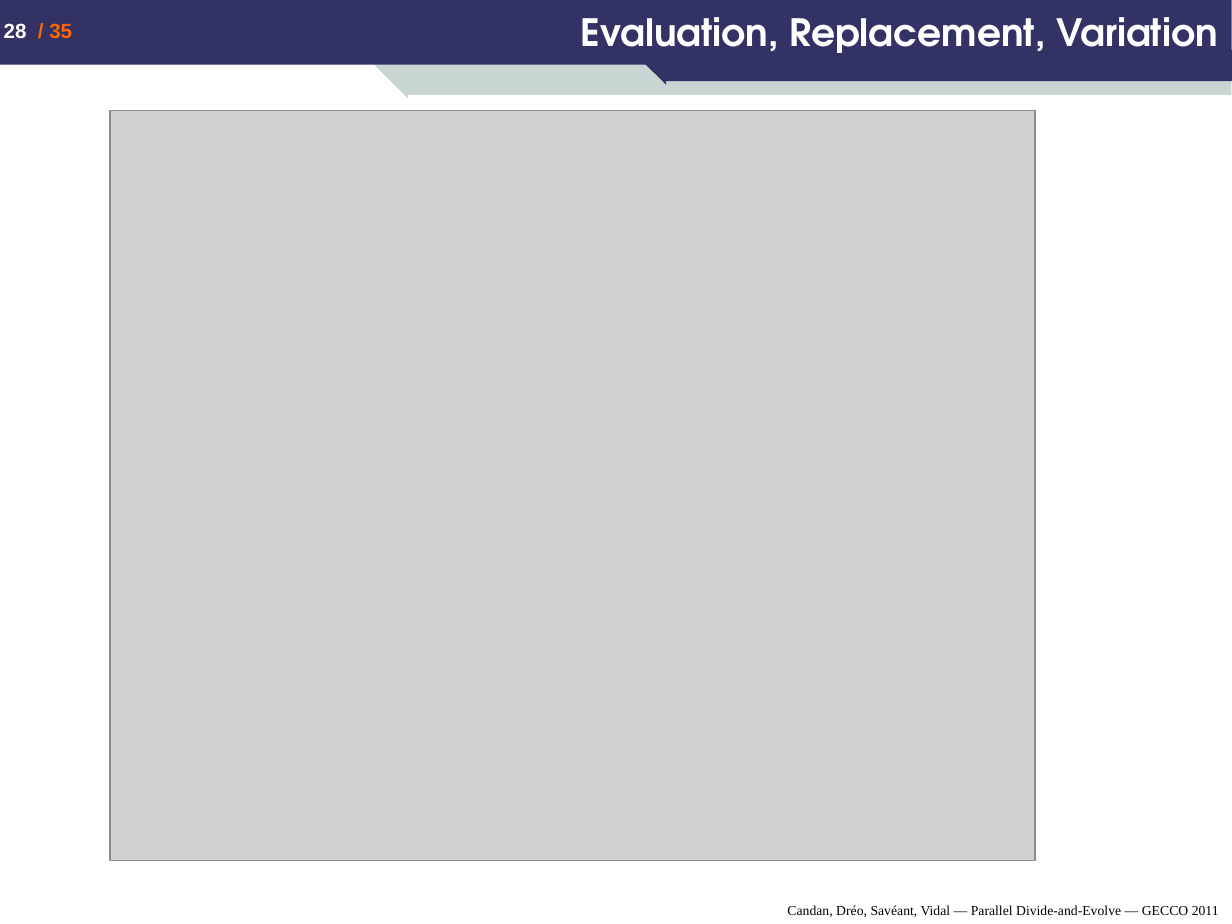
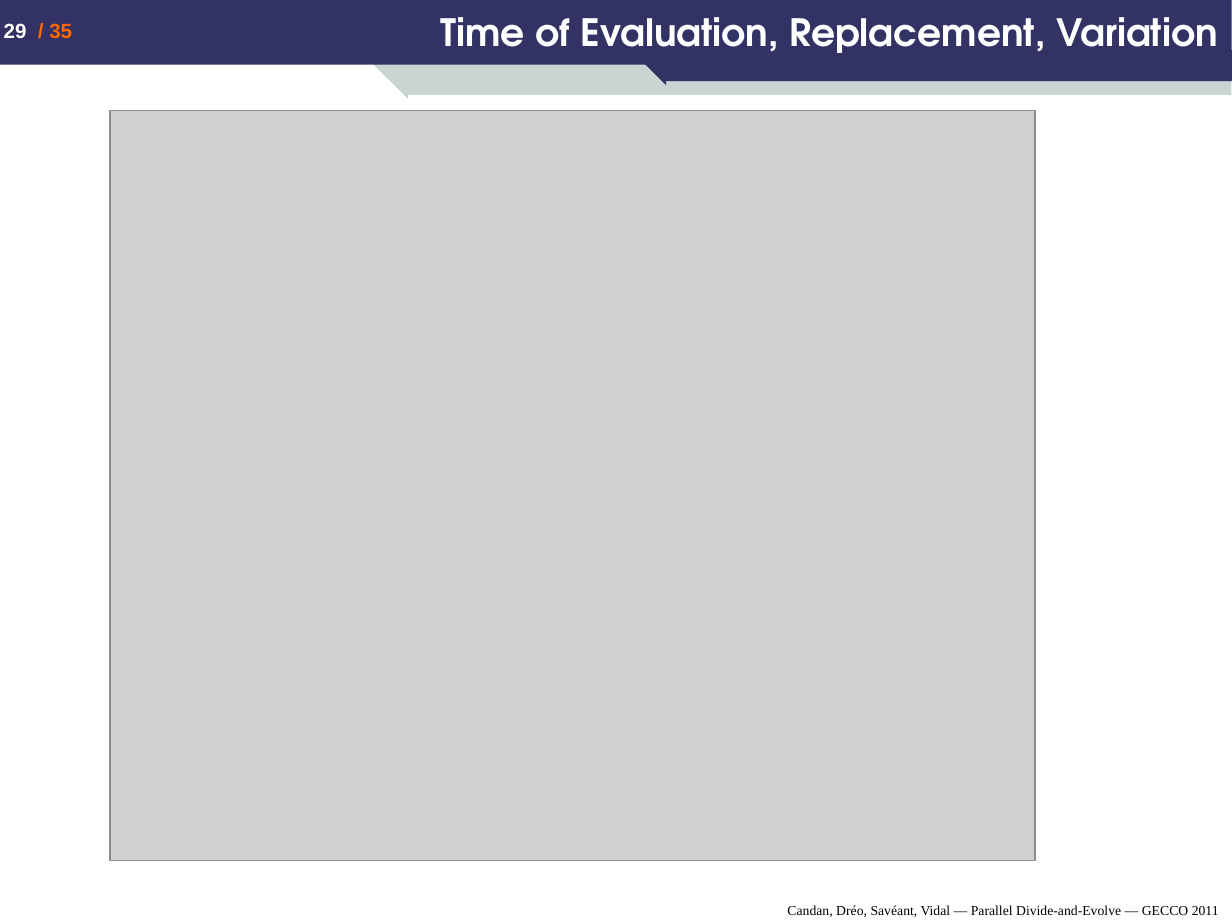
Before and after one commit to nojhan/descarwin, a slide deck: slide 29 of papers/GECCO2011/dae_mt/Candan-Dreo-Saveant-Vidal_Parallel-Divide-and-Evolve_GECCO-2011.ppt (slide 28 before the commit). Drawn at 1232x924 pixels with LibreOffice and Linux fonts; fonts in the diff are those of the drawing; grey boxes stand for pictures. Boxes give left, top, right and bottom in pixels: in the first picture for what was removed or moved away, otherwise in the second. Text is boxed around its words. In the diff, an @@ line names an element or a change of style, - is before the commit and + after.

Commit message:
time VS cores figures

```diff
--- a/papers/GECCO2011/dae_mt/Candan-Dreo-Saveant-Vidal_Parallel-Divide-and-Evolve_GECCO-2011.ppt
+++ b/papers/GECCO2011/dae_mt/Candan-Dreo-Saveant-Vidal_Parallel-Divide-and-Evolve_GECCO-2011.ppt
@@ page number at [4, 23, 72, 39]: text changed @@
-28 / 35
+29 / 35
@@ text at [441, 17, 1218, 53]: text changed @@
-Evaluation, Replacement, Variation
+Time of Evaluation, Replacement, Variation
```
Also in this commit, not shown: 6 other slides changed, 1 slide added.
